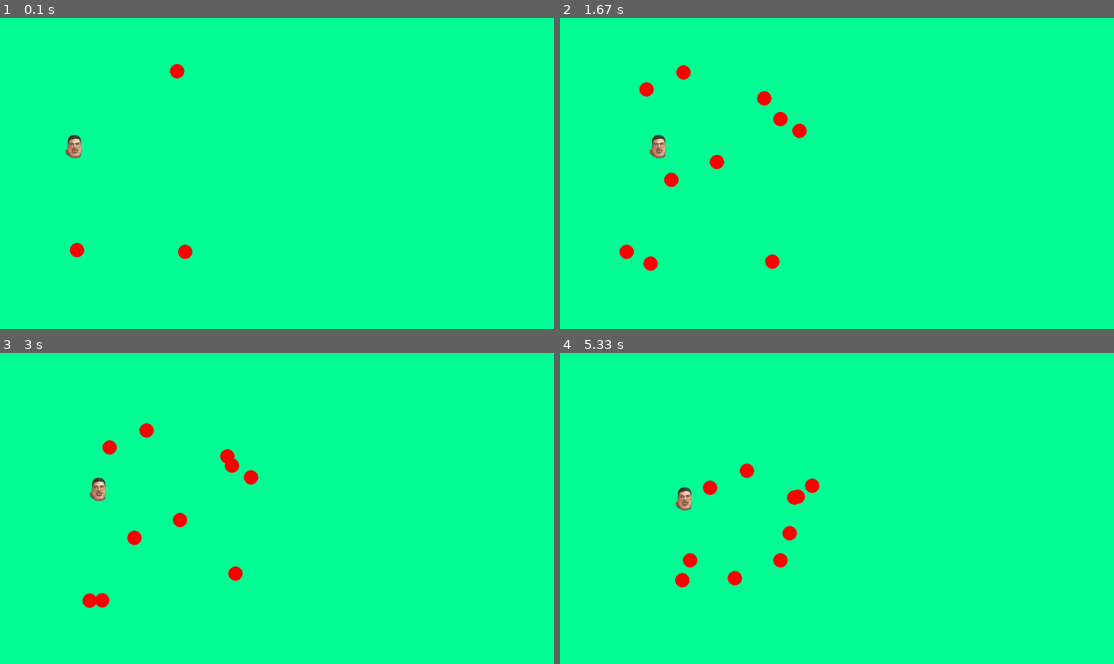
Above: before the commit, frames 1-4 (two rows, left to right).
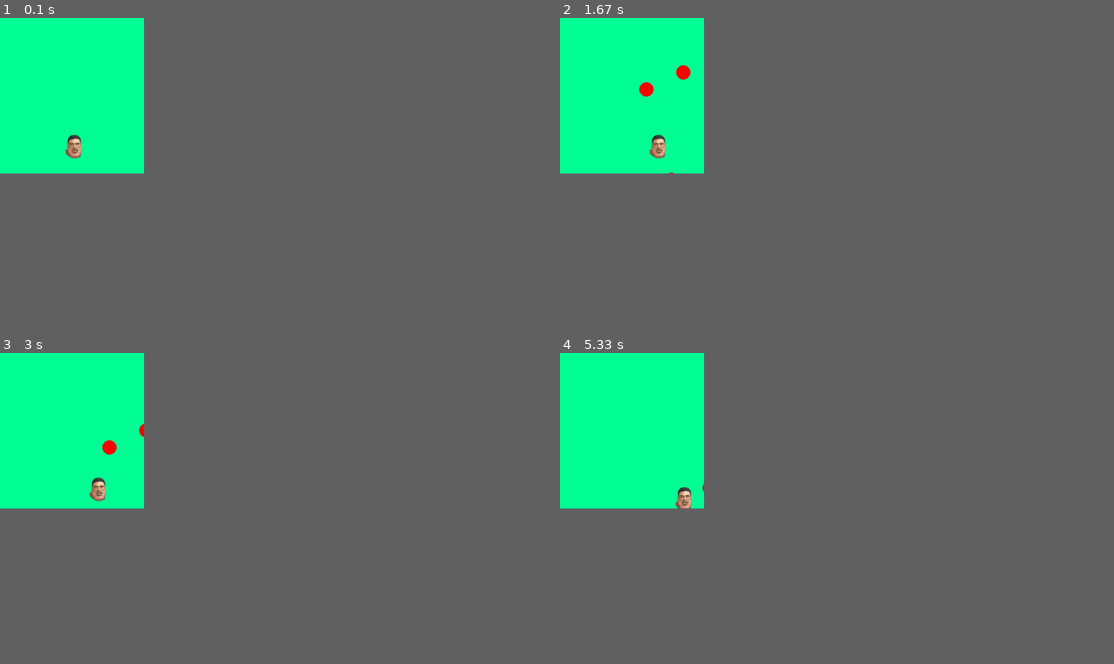
Above: after the commit, the same moments.

Repository: Ajay-Mohanraj/Evader
Game: pygame game, started from testing123.py
Same seed, same stepped clock (60 frames per second), same inputs: the game is played once before the commit and once after it.
Inputs:
- Up to frame 1 (0.1 s): no input
- Up to frame 2 (1.67 s): hold Right 0.33-0.8 s; hold Up 0.83-1.13 s; hold Right 1.17-1.63 s
- Up to frame 3 (3 s): hold Down 2.23-2.53 s; hold Left 2.57-2.97 s
- Up to frame 4 (5.33 s): hold Right 3.4-4.03 s; hold Down 4.07-4.43 s; hold Right from 4.97 s (still down)
In our replay, the window is 900x506 before the commit and 234x253 after it. These sizes can differ from the game's own. Grey fills any space a smaller window leaves; there, only what the larger window draws over its background counts as a difference.

The runs differ from the first frame. In frame 1, 0.3% of the frame differs, in the area x 11-35%, y 14-78%; in frame 2, 0.8%; in frame 3, 0.9%; in frame 4, 1.0%, in the area x 20-47%, y 35-76%.

Commit message:
Merge remote-tracking branch 'origin/master'
# Conflicts:
#	EggRoulette.py

Diff:
--- a/testing123.py
+++ b/testing123.py
@@ -2,7 +2,7 @@
 import random
 
 pygame.init()
-win = pygame.display.set_mode((1920, 1080))
+win = pygame.display.set_mode((500, 540))
 pygame.display.set_caption('First Game')
 win_width = 900
 win_height = 900
